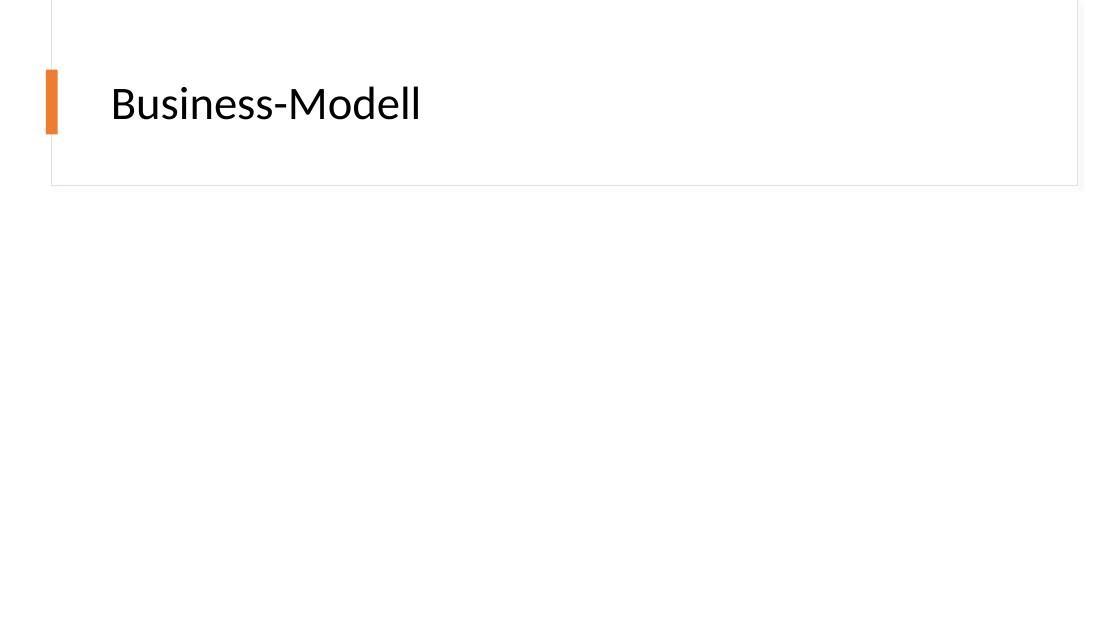
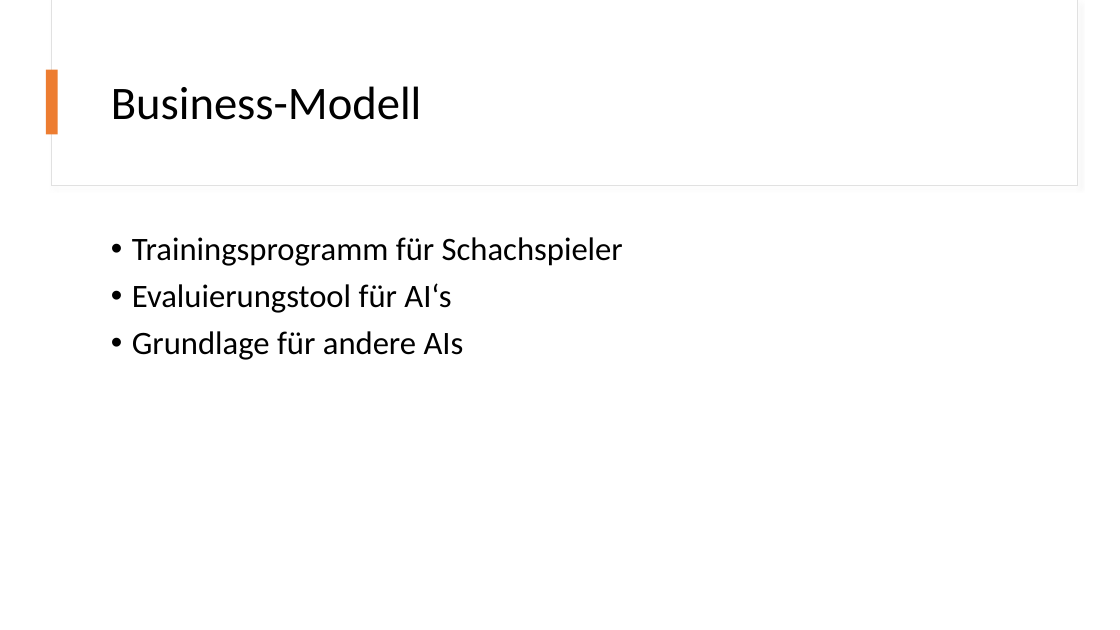
Before and after one commit to Brebeck-Jan/chessmaster, a slide deck: slide 14 of Präsentationen/Abschlusspräsentation/Chessmaster_Abschluss.pptx (slide 13 before the commit). Drawn at 1120x630 pixels with LibreOffice and Linux fonts; fonts in the diff are those of the drawing. Boxes give left, top, right and bottom in pixels: in the first picture for what was removed or moved away, otherwise in the second. Text is boxed around its words. In the diff, an @@ line names an element or a change of style, - is before the commit and + after.

```diff
--- a/Präsentationen/Abschlusspräsentation/Chessmaster_Abschluss.pptx
+++ b/Präsentationen/Abschlusspräsentation/Chessmaster_Abschluss.pptx
@@ text added at box(132, 237, 623, 360), 28 pt, text #000000 @@
+• Trainingsprogramm für Schachspieler
+• Evaluierungstool für AI‘s
+• Grundlage für andere AIs
```
Also in this commit, not shown: 4 other slides changed, 4 slides added, 5 slides removed.
